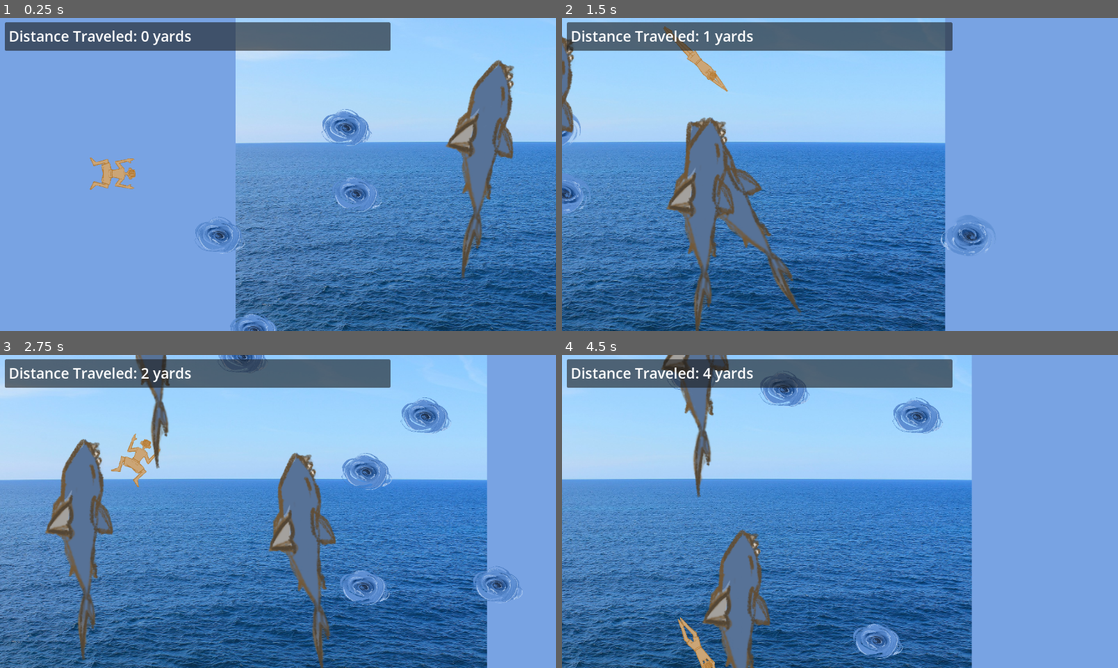
Above: before the commit, frames 1-4 (two rows, left to right).
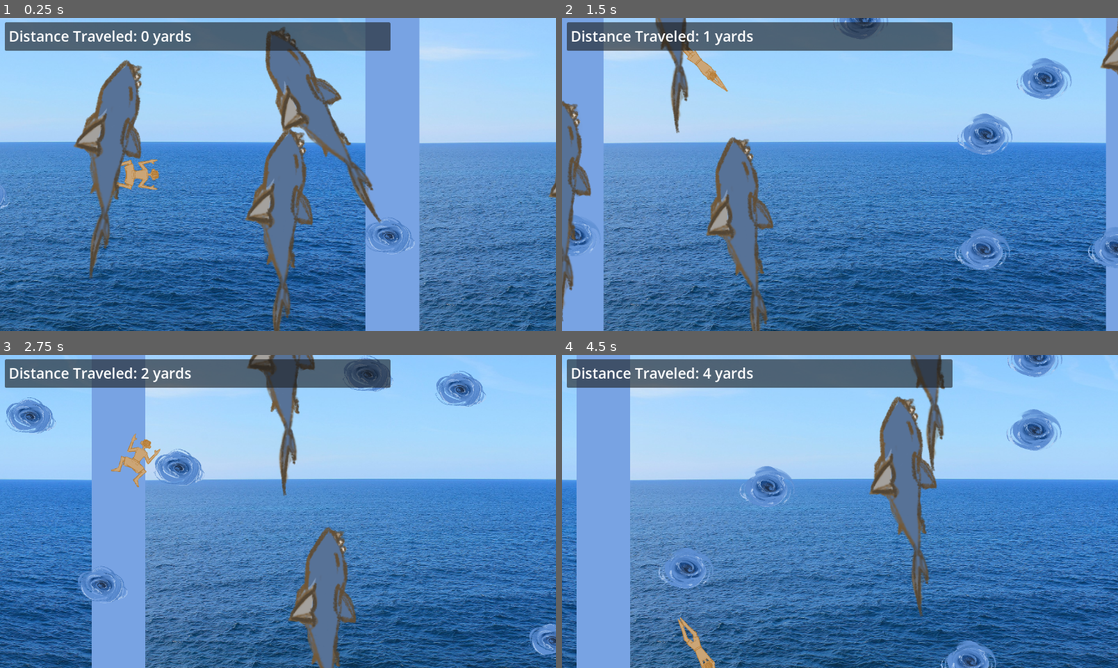
Above: after the commit, the same moments.

Repository: sophieTheProgrammer/microjam-island-61
Game: Godot game, scene res://scenes/game.tscn
Two runs of this game, one before a commit and one after it. Both use one fixed random seed, a clock stepped at 60 frames per second and the inputs below.
Inputs (mouse positions are in pixels of both pictures, inside the frame that each line leads up to):
- Up to frame 1 (0.25 s): no input
- Up to frame 2 (1.5 s): tap Enter (ui_accept) at 0.5, 0.77 s; move the mouse to (962, 158) at 0.52 s; hold Up (up) 0.53-1.28 s; click (962, 158) at 0.6 s; move the mouse to (728, 190) at 1.27 s; hold Down (down) from 1.28 s (still down); click (728, 190) at 1.35 s
- Up to frame 3 (2.75 s): tap Enter (ui_accept) at 1.52 s; move the mouse to (333, 442) at 2.02 s; release Down (down) at 2.03 s; hold Up (up) from 2.03 s (still down); click (333, 442) at 2.1 s
- Up to frame 4 (4.5 s): move the mouse to (812, 574) at 2.77 s; click (812, 574) at 2.85 s; tap Enter (ui_accept) at 3.02, 3.77 s; move the mouse to (1006, 558) at 3.52 s; release Up (up) at 3.53 s; hold Down (down) from 3.53 s (still down); click (1006, 558) at 3.6 s; move the mouse to (673, 464) at 4.27 s; click (673, 464) at 4.35 s

The runs differ from the first frame. In frame 1, 74% of the frame differs, in the area x 0-100%, y 0-100%; in frame 2, 58%; in frame 3, 57%; in frame 4, 63%.

Commit message:
camera work on some shtuffs

Diff:
--- a/scenes/game.tscn
+++ b/scenes/game.tscn
@@ -13,11 +13,9 @@
 script = ExtResource("2_yqjtg")
 
 [node name="Camera2D" type="Camera2D" parent="." unique_id=244447270]
-position = Vector2(-619, -2)
 limit_top = 0
 limit_bottom = 0
 position_smoothing_enabled = true
 script = ExtResource("2_lbhrr")
 
 [node name="player" parent="." unique_id=1710529082 instance=ExtResource("3_lnu2h")]
-position = Vector2(-819, -2)
--- a/scripts/camera_2d.gd
+++ b/scripts/camera_2d.gd
@@ -3,8 +3,7 @@
 
 # Called when the node enters the scene tree for the first time.
 func _ready() -> void:
-	pass # Replace with function body.
-
+	position.x = 450
 
 # Called every frame. 'delta' is the elapsed time since the previous frame.
 func _process(_delta: float) -> void:
--- a/scripts/spawner.gd
+++ b/scripts/spawner.gd
@@ -5,6 +5,7 @@
 var chunks_spawned = 0
 func _ready() -> void:
 	EventBus.spawn_new_chunk.connect(spawn_chunk)
+	spawn_chunk()
 	spawn_chunk()
 
 func _process(_delta: float) -> void:
